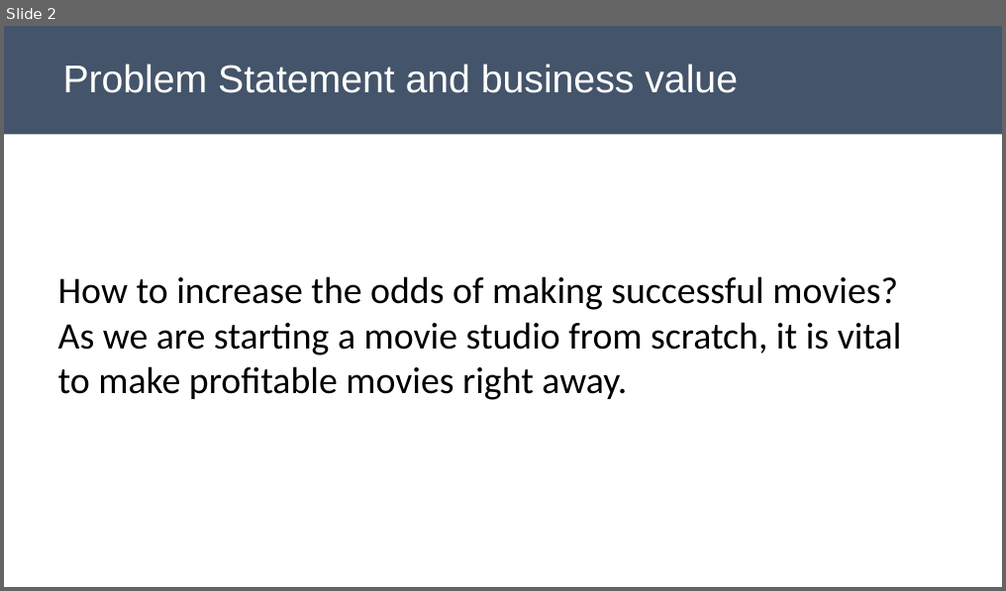
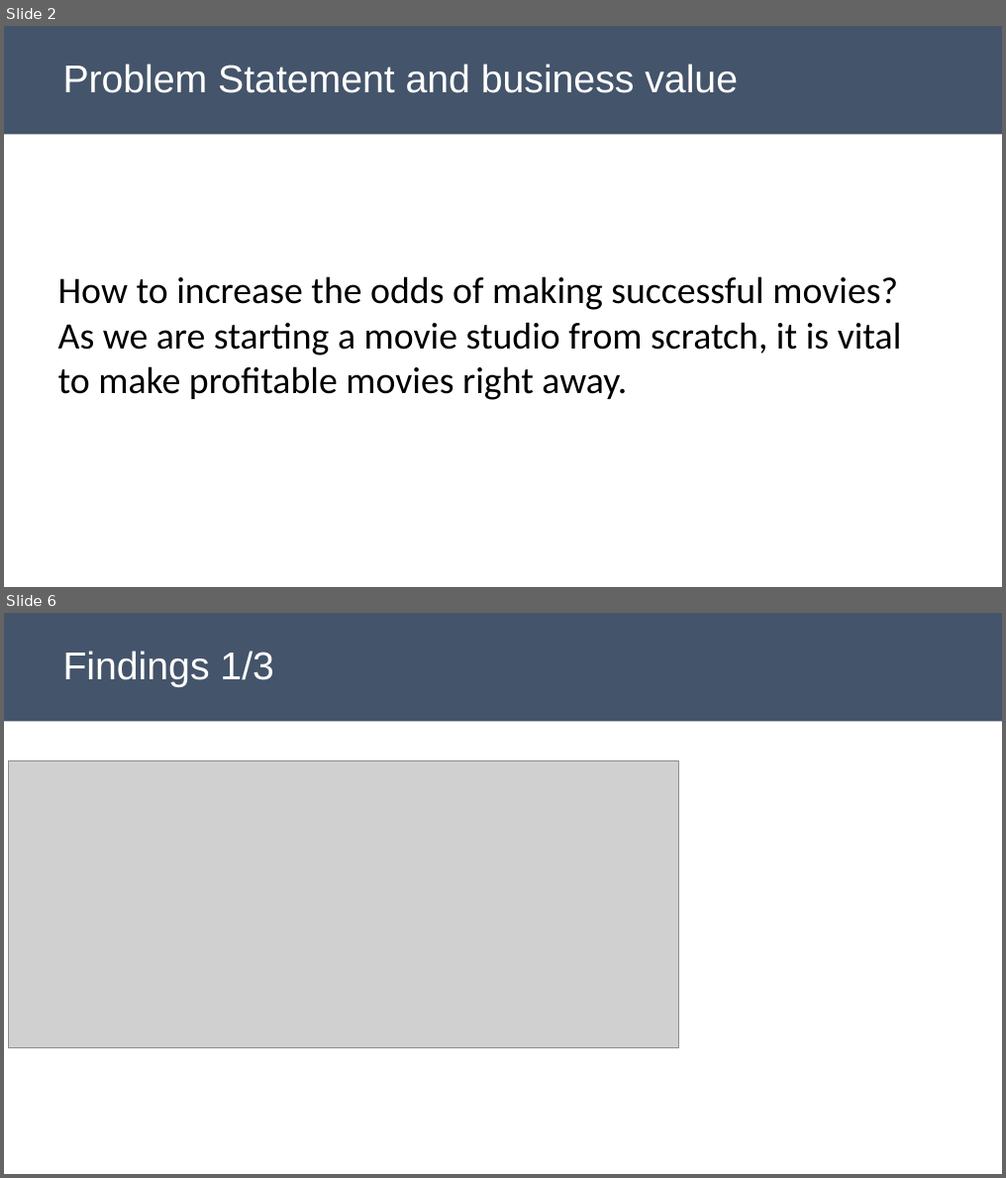
Before and after one commit to poariston/DataAnalysis_SuccessfulMovies, a slide deck: Mod1Project_Presentation_POAriston.pptx. Shown one above the other, each under a label of ours: slide 2 before the commit, slides 2 and 6 after it; the slides between them are not shown. The pictures are 1006x591 and 1006x1178 pixels, drawn with LibreOffice and Linux fonts; fonts in the diff are those of the drawing; grey boxes stand for pictures. Boxes give left, top, right and bottom in pixels: in the first picture for what was removed or moved away, otherwise in the second. Text is boxed around its words. In the diff, an @@ line names an element or a change of style, - is before the commit and + after.

```diff
--- a/Mod1Project_Presentation_POAriston.pptx
+++ b/Mod1Project_Presentation_POAriston.pptx
@@ slide 6 added at <box>4,613,1002,1174</box>, background #FFFFFF @@
@@ rectangle added at <box>4,613,1002,722</box>, fill #44546A, 37.3 pt, text #FFFFFF @@
+Findings 1/3
@@ picture added at <box>9,761,678,1048</box> @@
```
Also in this commit, not shown: 6 slides changed, 2 other slides added.
